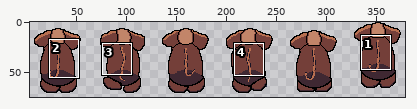
Two versions of one sprite sheet, Player/player.png. Above, an overview of the earlier version with the close-up marked.
Close-up. As it was:
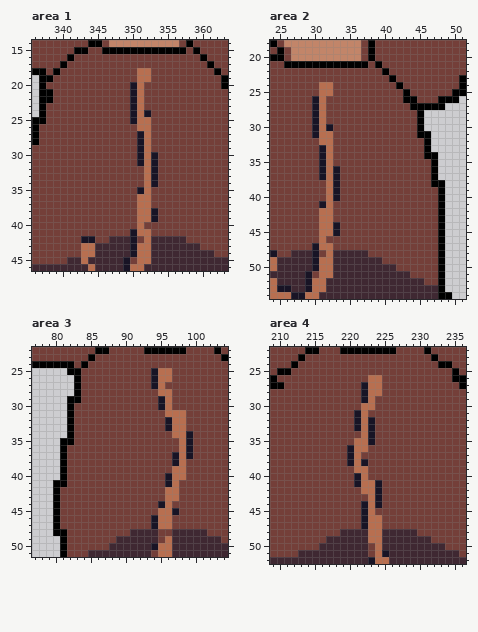
The file is 384x80 pixels. Shown: area 1: x 336..363, y 14..46; area 2: x 24..51, y 18..54; area 3: x 77..104, y 22..51; area 4: x 209..236, y 22..52. The wide view leaves out empty margins. The commit also changed other parts of the picture, which this record leaves out.
Once edited:
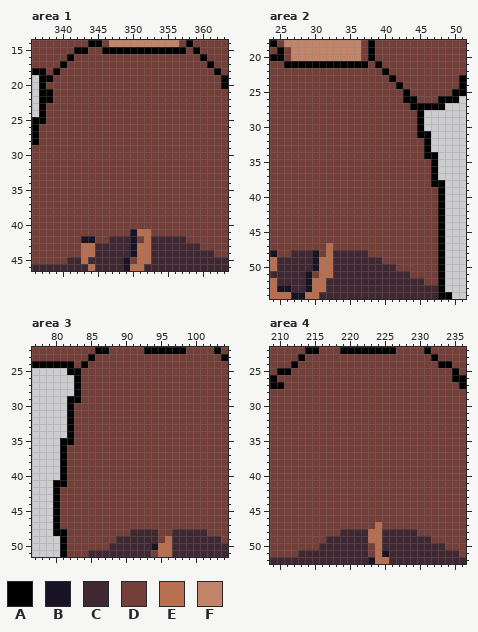
Palette (. is transparent): A #000000  B #181425  C #3f2832  D #743f39  E #b86f50  F #c28569
Difference:
Area 1:
y 18..19: x 351..352 EE -> DD
y 20..23: x 350..351 BE -> DD
y 24: x 350..352 BEB -> DDD
y 25: x 350..352 BEE -> DDD
y 26: x 351..352 EE -> DD
y 27..29: x 351..352 BE -> DD
y 30..31: x 351..353 BEB -> DDD
y 32..34: x 352..353 EB -> DD
y 35: x 351..352 BE -> DD
y 36..37: x 351..352 EE -> DD
y 38..39: x 351..353 EEB -> DDD
y 40: x 351 E -> D
Area 2:
y 24..25: x 31..32 EE -> DD
y 26..29: x 30..31 BE -> DD
y 30: x 30..32 BEB -> DDD
y 31: x 30..32 BEE -> DDD
y 32: x 31..32 EE -> DD
y 33..35: x 31..32 BE -> DD
y 36..37: x 31..33 BEB -> DDD
y 38..40: x 32..33 EB -> DD
y 41: x 31..32 BE -> DD
y 42..43: x 31..32 EE -> DD
y 44..45: x 31..33 EEB -> DDD
y 46: x 31 E -> D
y 47: x 30..31 BE -> DD
Area 3:
y 25..26: x 94..96 BEE -> DDD
y 27: x 94..95 BE -> DD
y 28: x 95..96 EE -> DD
y 29..30: x 95..96 BE -> DD
y 31: x 96..98 EEE -> DDD
y 32..33: x 96..98 BEE -> DDD
y 34: x 97..99 EEB -> DDD
y 35..36: x 98..99 EB -> DD
y 37: x 97..99 BEB -> DDD
y 38: x 97..98 BE -> DD
y 39: x 97..98 EE -> DD
y 40: x 96..98 BEE -> DDD
y 41: x 96..97 BE -> DD
y 42..43: x 96..97 EE -> DD
y 44: x 95..96 BE -> DD
y 45: x 95..97 EEB -> DDD
y 46..47: x 94..96 BEE -> DDD
Area 4:
y 26: x 223..224 EE -> DD
y 27..28: x 222..224 BEE -> DDD
y 29: x 222..223 BE -> DD
y 30: x 222..223 EE -> DD
y 31: x 221..222 BE -> DD
y 32..33: x 221..223 BEB -> DDD
y 34: x 222..223 EB -> DD
y 35: x 221..223 EEB -> DDD
y 36: x 220..222 BEE -> DDD
y 37: x 220..221 BE -> DD
y 38: x 220..222 BEB -> DDD
y 39: x 221..222 EE -> DD
y 40: x 221..222 BE -> DD
y 41: x 221..224 BEEB -> DDDD
y 42: x 222..224 EEB -> DDD
y 43: x 223..224 EB -> DD
y 44: x 222..224 BEB -> DDD
y 45: x 222..223 BE -> DD
y 46: x 222..224 BEE -> DDD
y 47: x 222..223 BE -> DD
Pixel boxes of the changes (left, top, right, bottom) in both close-ups:
changed: (130, 68, 158, 229)
changed: (312, 82, 340, 250)
changed: (151, 368, 193, 529)
changed: (347, 375, 382, 529)
